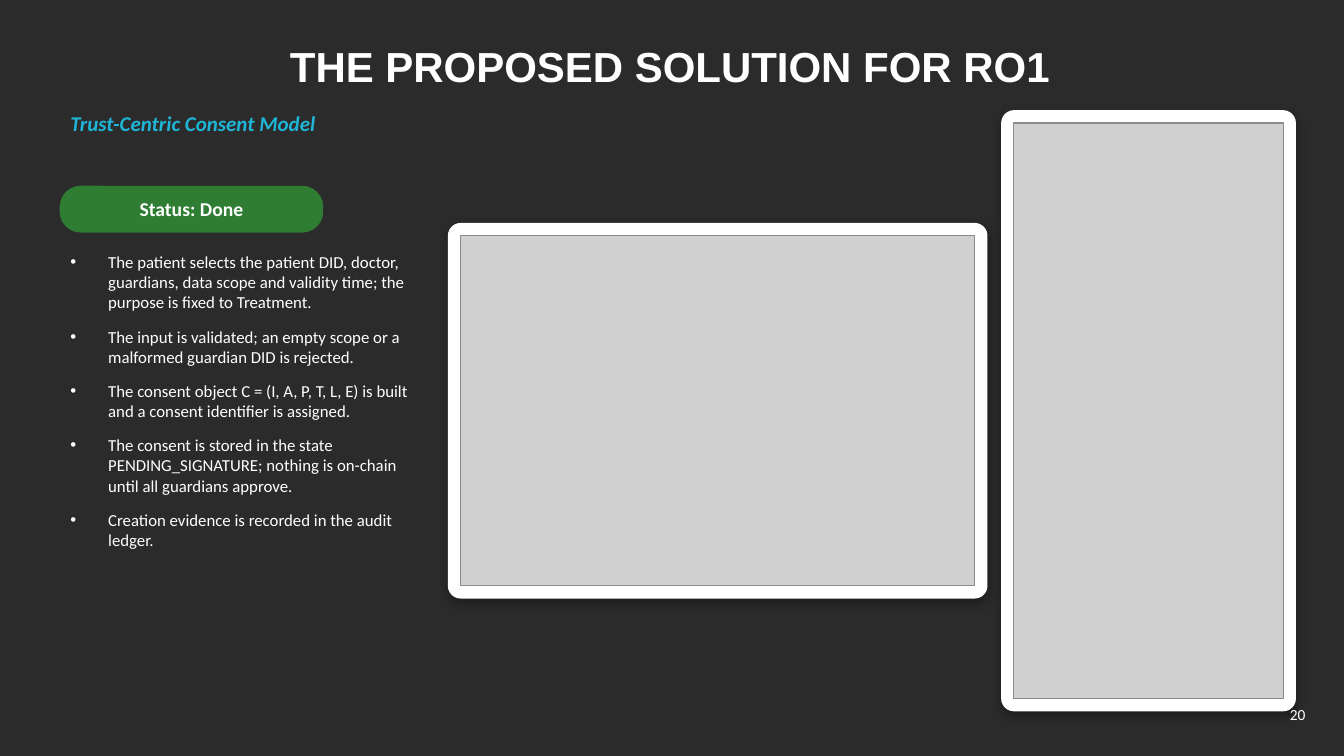
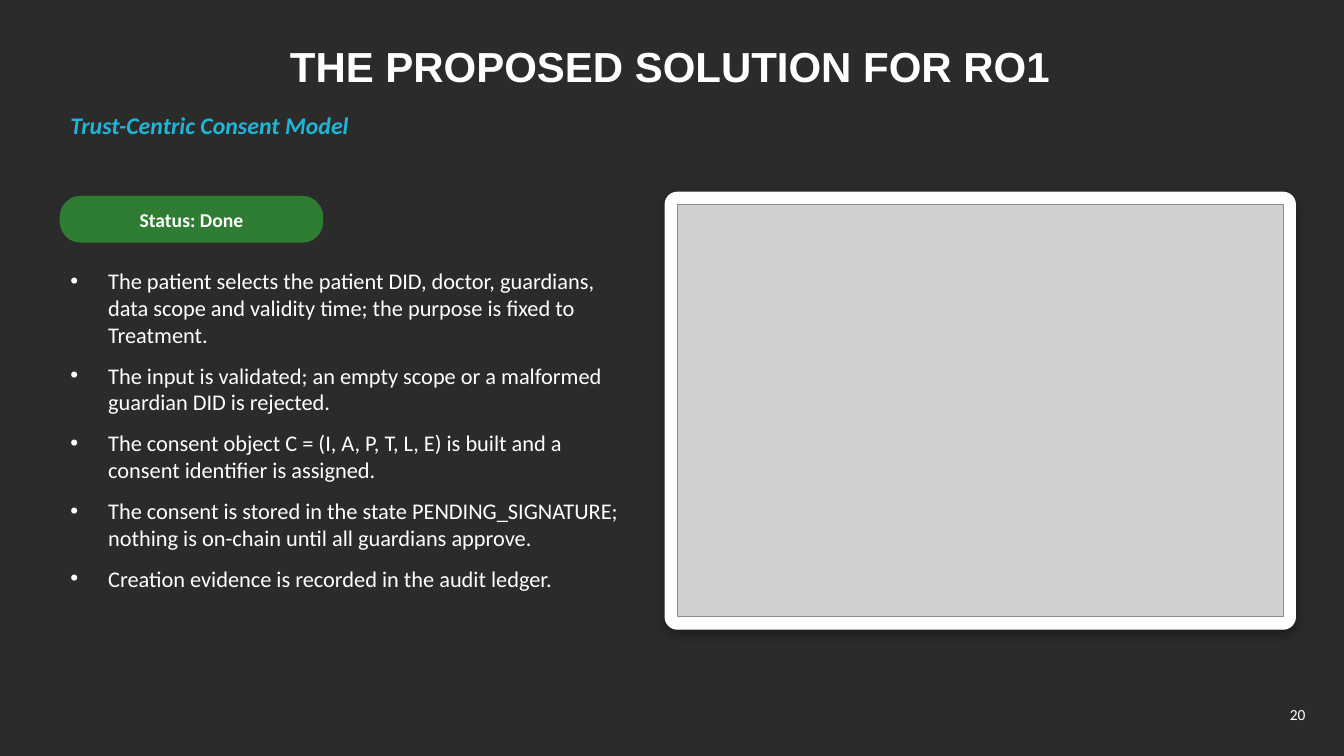
Before and after one commit to yasir12345678900/HealthRWA-Sepolia-Personal-try, a slide deck: slide 20 of docs/Yasir_CA2_Reassessment_Slides.pptx. Drawn at 1344x756 pixels with LibreOffice and Linux fonts; fonts in the diff are those of the drawing; grey boxes stand for pictures; background and template pictures are left out; a plain dark background stands for a picture behind light text. Boxes give left, top, right and bottom in pixels: in the first picture for what was removed or moved away, otherwise in the second. Text is boxed around its words. In the diff, an @@ line names an element or a change of style, - is before the commit and + after.

```diff
--- a/docs/Yasir_CA2_Reassessment_Slides.pptx
+++ b/docs/Yasir_CA2_Reassessment_Slides.pptx
@@ text "Trust-Centric Consent Model" at (70, 117, 349, 134): size 15 to 17 pt @@
@@ text "Status: Done": place and size @@
-text "Status: Done" at (140, 203, 243, 216)
+text "Status: Done" at (140, 214, 243, 227)
@@ rounded rectangle: place and size @@
-rounded rectangle at (60, 187, 323, 232)
+rounded rectangle at (60, 197, 323, 242)
@@ rounded rectangle: place and size @@
-rounded rectangle at (1002, 111, 1296, 711)
+rounded rectangle at (665, 193, 1296, 629)
@@ rounded rectangle at (665, 193, 1296, 629): proportions changed @@
@@ picture: place and size @@
-picture at (1014, 123, 1284, 699)
+picture at (678, 205, 1284, 617)
@@ rounded rectangle removed at (449, 224, 987, 598) @@
@@ picture removed at (461, 236, 975, 586) @@
@@ text "The patient selects the patient ...": place and size @@
-text "The patient selects the patient ..." at (108, 256, 408, 549)
+text "The patient selects the patient ..." at (108, 273, 618, 591)
@@ text "The patient selects the patient ..." at (108, 273, 618, 591): size 12 to 16 pt @@
```
Also in this commit, not shown: 6 other slides changed, 6 slides added, 3 other files.
